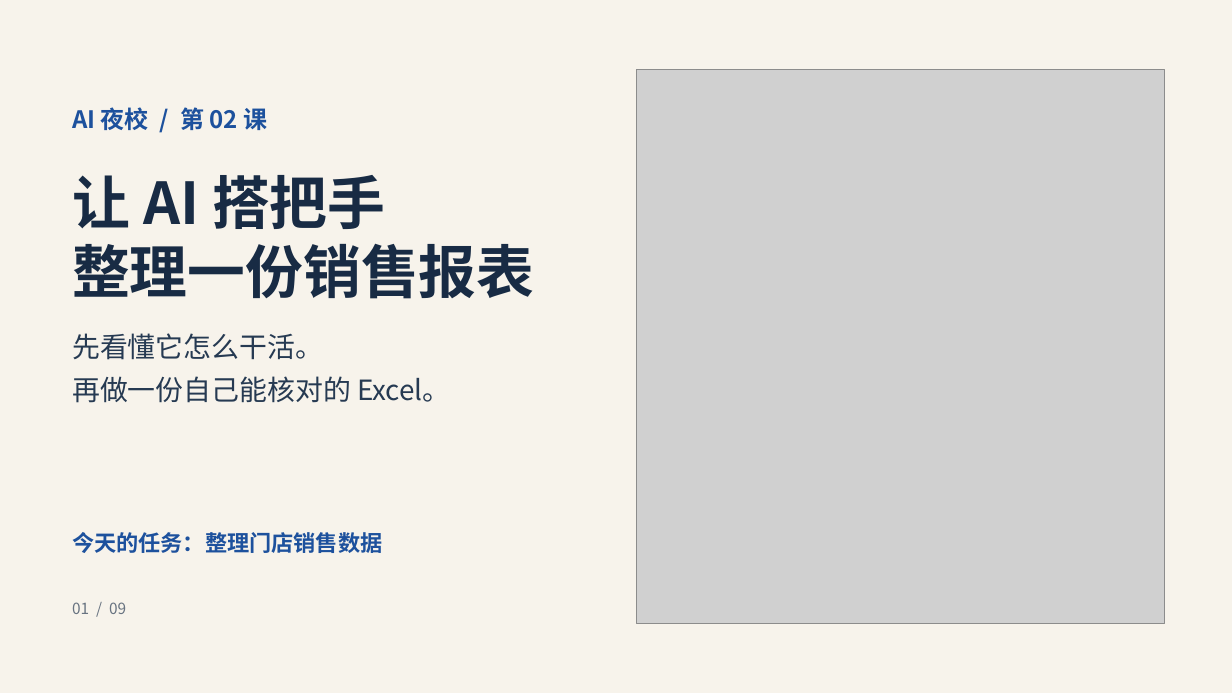
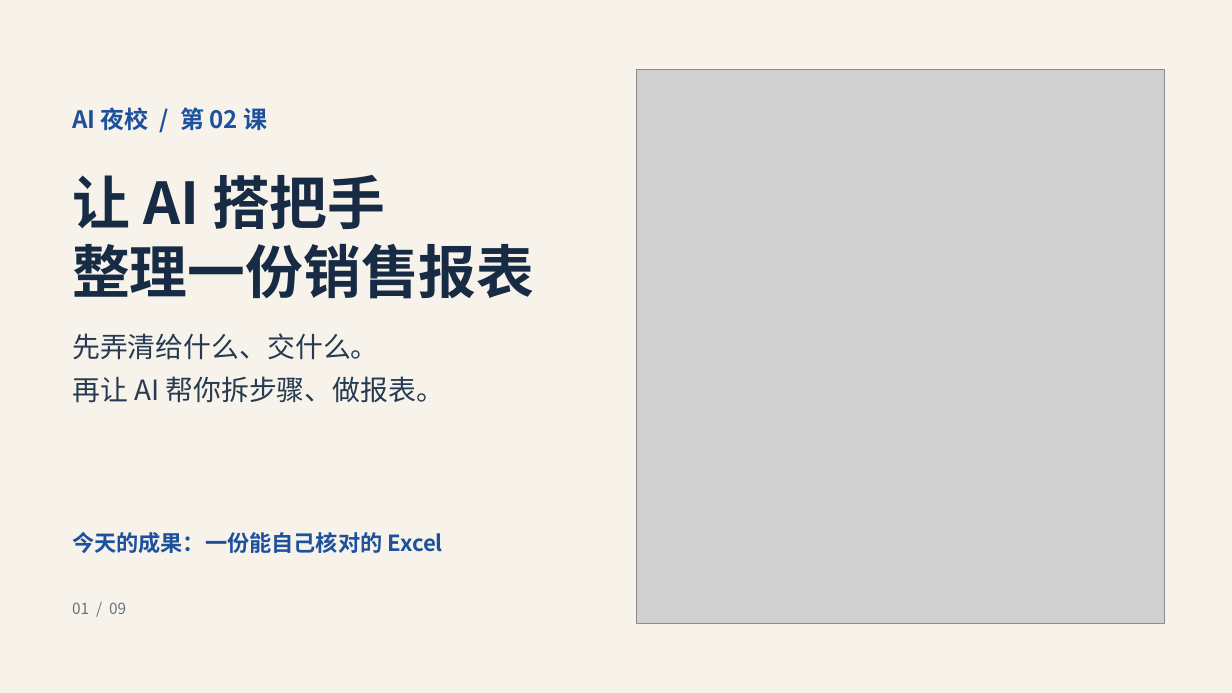
Before and after one commit to jihtsan/https-github.com-jihtsan-cz-night-learn-20261111, a slide deck: slide 1 of learn-02/第二课开场 - AI Agent 图解.pptx. Drawn at 1232x693 pixels with LibreOffice and Linux fonts; fonts in the diff are those of the drawing; grey boxes stand for pictures. Boxes give left, top, right and bottom in pixels: in the first picture for what was removed or moved away, otherwise in the second. Text is boxed around its words. In the diff, an @@ line names an element or a change of style, - is before the commit and + after.

Commit message:
在第二课开场讲清任务的输入、输出和拆解 (#13)

```diff
--- a/learn-02/第二课开场 - AI Agent 图解.pptx
+++ b/learn-02/第二课开场 - AI Agent 图解.pptx
@@ text at box(72, 333, 379, 360): text changed @@
-先看懂它怎么干活。
+先弄清给什么、交什么。
@@ text at box(72, 376, 445, 403): text changed @@
-再做一份自己能核对的 Excel。
+再让 AI 帮你拆步骤、做报表。
@@ text at box(72, 532, 443, 553): text changed @@
-今天的任务：整理门店销售数据
+今天的成果：一份能自己核对的 Excel
```
Also in this commit, not shown: 2 slides added, 2 slides removed.
